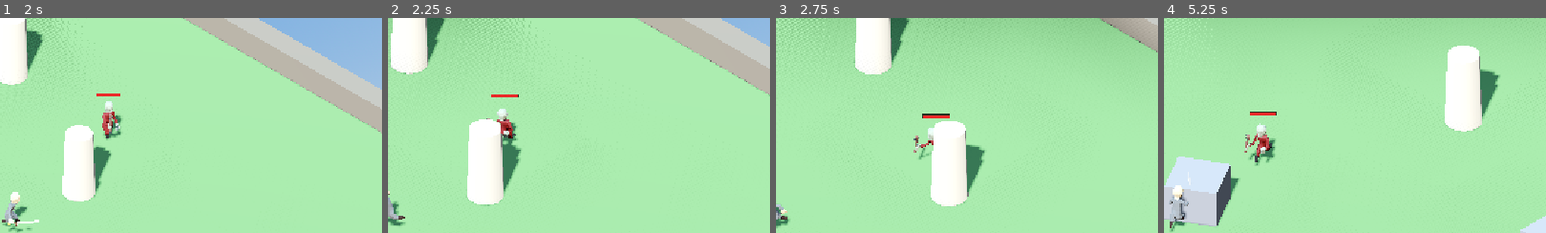
Above: before the commit, frames 1-4 (left to right).
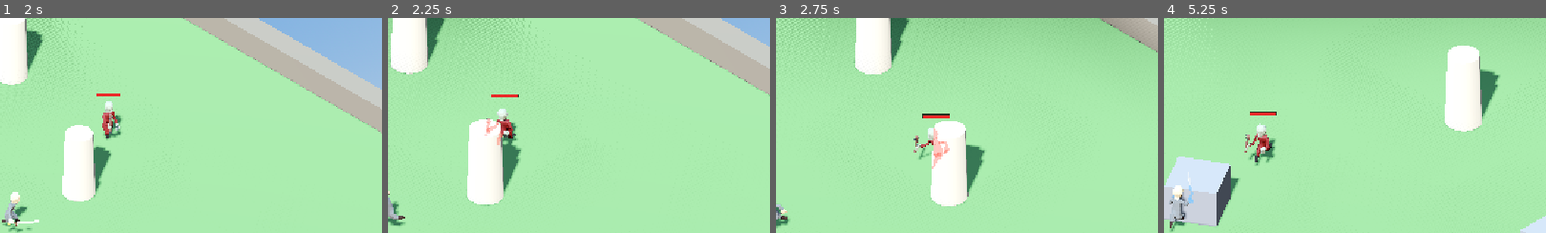
Above: after the commit, the same moments.

Repository: alexrlcz/AetherRPG
Game: Godot game, scene res://scenes/main/main.tscn
Two runs of this game, one before a commit and one after it. Both use one fixed random seed, a clock stepped at 60 frames per second and the inputs below.
Inputs (mouse positions are % of the whole screen's width and height, from its top left):
- Up to frame 1 (2 s): tap Enter at 0.5 s; move the mouse to (45, 70) at 0.52 s; hold Right mouse button (aim) 0.53-1.28 s; hold W (move_forward) from 0.53 s (still down); move the mouse to (80, 65) at 1.27 s; click (80, 65) at 1.35 s
- Up to frame 2 (2.25 s): move the mouse to (20, 35) at 2.02 s; release W (move_forward) at 2.03 s; hold A (move_left) from 2.03 s (still down); hold Mouse wheel up (zoom_in) from 2.03 s (still down)
- Up to frame 3 (2.75 s): keep holding A (move_left); keep holding Mouse wheel up (zoom_in)
- Up to frame 4 (5.25 s): move the mouse to (55, 50) at 2.77 s; release Mouse wheel up (zoom_in) at 2.78 s; tap Mouse wheel down (zoom_out) at 2.85 s; move the mouse to (35, 25) at 3.52 s; release A (move_left) at 3.53 s; hold S (move_back) 3.53-4.28 s; hold Right mouse button (aim) 3.53-4.28 s; move the mouse to (72, 45) at 4.27 s; hold D (move_right) 4.28-5.03 s; click (72, 45) at 4.35 s; move the mouse to (30, 55) at 5.02 s; hold W (move_forward) from 5.03 s (still down); hold Mouse wheel up (zoom_in) from 5.03 s (still down)
The pictures show only the part of the screen within x 48-98%, y 1-51%; the shares and areas given below are measured in that part.

Frame 1 is identical in both runs. In frame 2, 0.2% of the frame differs, in the area x 25-30%, y 47-60%; in frame 3, 0.3%, in the area x 40-46%, y 51-71%; in frame 4, less than 0.1%.

Commit message:
added see through

Diff:
--- a/scenes/enemies/enemy_knight.tscn
+++ b/scenes/enemies/enemy_knight.tscn
@@ -12,6 +12,7 @@
 [ext_resource type="Script" path="res://scripts/characters/ragdoll_component.gd" id="20_ragdoll"]
 [ext_resource type="Script" path="res://scripts/ui/damage_numbers.gd" id="21_numbers"]
 [ext_resource type="Script" path="res://scripts/components/hit_flash_component.gd" id="22_flash"]
+[ext_resource type="Script" path="res://scripts/characters/occlusion_silhouette.gd" id="23_silhouette"]
 [ext_resource type="PackedScene" path="res://assets/equipment/Club.fbx" id="10_club"]
 [ext_resource type="Script" path="res://scripts/components/melee_attack_component.gd" id="11_melee"]
 
@@ -156,3 +157,9 @@
 script = ExtResource("22_flash")
 health = NodePath("../HealthComponent")
 meshes = [NodePath("../Visual/Model/HumanArmature/Skeleton3D/Knight")]
+
+[node name="OcclusionSilhouette" type="Node" parent="." node_paths=PackedStringArray("root", "health")]
+script = ExtResource("23_silhouette")
+root = NodePath("../Visual")
+color = Color(1, 0.3, 0.25, 0.5)
+health = NodePath("../HealthComponent")
--- a/scenes/player/player.tscn
+++ b/scenes/player/player.tscn
@@ -7,6 +7,7 @@
 [ext_resource type="Script" path="res://scripts/characters/ragdoll_component.gd" id="20_ragdoll"]
 [ext_resource type="Script" path="res://scripts/ui/damage_numbers.gd" id="21_numbers"]
 [ext_resource type="Script" path="res://scripts/components/hit_flash_component.gd" id="22_flash"]
+[ext_resource type="Script" path="res://scripts/characters/occlusion_silhouette.gd" id="23_silhouette"]
 [ext_resource type="PackedScene" path="res://assets/equipment/Sword.fbx" id="5_sword"]
 [ext_resource type="Script" path="res://scripts/characters/character_animator.gd" id="6_anim"]
 [ext_resource type="Script" path="res://scripts/components/hitbox_component.gd" id="7_hitbox"]
@@ -99,3 +100,9 @@
 script = ExtResource("22_flash")
 health = NodePath("../HealthComponent")
 meshes = [NodePath("../Visual/Model/HumanArmature/Skeleton3D/Knight")]
+
+[node name="OcclusionSilhouette" type="Node" parent="." node_paths=PackedStringArray("root", "health")]
+script = ExtResource("23_silhouette")
+root = NodePath("../Visual")
+color = Color(0.35, 0.65, 1, 0.55)
+health = NodePath("../HealthComponent")
--- /dev/null
+++ b/scripts/characters/occlusion_silhouette.gd
@@ -0,0 +1,49 @@
+class_name OcclusionSilhouette
+extends Node
+## Shows a flat-colour silhouette of a character wherever obstacles hide it.
+##
+## Uses BaseMaterial3D's X-Ray stencil mode: the character's own pass writes
+## stencil 1 where it is visible, and an extra no-depth-test pass draws
+## `color` only where the stencil is not 1. So the silhouette never covers the
+## character's own visible pixels (no self x-ray) or other characters.
+## Each surface gets its own material copy, so recolour overrides are kept.
+
+@export var root: Node3D
+## Silhouette colour; alpha controls how strongly it shows through obstacles.
+@export var color: Color = Color(0.35, 0.65, 1.0, 0.55)
+## Optional: the silhouette is turned off when this dies (corpses don't x-ray).
+@export var health: HealthComponent
+
+var enabled: bool = true
+var _materials: Array[BaseMaterial3D] = []
+
+
+func _ready() -> void:
+	for mesh: MeshInstance3D in root.find_children("*", "MeshInstance3D", true, false):
+		_apply(mesh)
+	if health:
+		health.died.connect(set_enabled.bind(false))
+
+
+func set_enabled(value: bool) -> void:
+	enabled = value
+	for mat in _materials:
+		mat.stencil_mode = BaseMaterial3D.STENCIL_MODE_XRAY if value else BaseMaterial3D.STENCIL_MODE_DISABLED
+		if value:
+			mat.stencil_color = color
+
+
+func get_materials() -> Array[BaseMaterial3D]:
+	return _materials
+
+
+func _apply(mesh: MeshInstance3D) -> void:
+	for i in mesh.get_surface_override_material_count():
+		var source := mesh.get_active_material(i) as BaseMaterial3D
+		if source == null:
+			continue
+		var mat := source.duplicate() as BaseMaterial3D
+		mat.stencil_mode = BaseMaterial3D.STENCIL_MODE_XRAY
+		mat.stencil_color = color
+		mesh.set_surface_override_material(i, mat)
+		_materials.append(mat)
--- a/scripts/characters/ragdoll_component.gd
+++ b/scripts/characters/ragdoll_component.gd
@@ -43,8 +43,12 @@
 	ragdoll_started.emit()
 	# Bodies switch to rigid simulation during the next physics step.
 	await get_tree().physics_frame
+	# Overwrite both velocities: kinematic bones can carry NaN/inf velocities
+	# after zero-length physics steps (Engine.time_scale = 0), which would
+	# explode the ragdoll. Pause the game with SceneTree.paused instead.
 	for bone in get_physical_bones():
 		bone.linear_velocity = velocity
+		bone.angular_velocity = Vector3.ZERO
 
 
 func get_physical_bones() -> Array[PhysicalBone3D]:
Not shown, added: scripts/characters/occlusion_silhouette.gd.uid
Not shown, changed: docs/architecture.md
